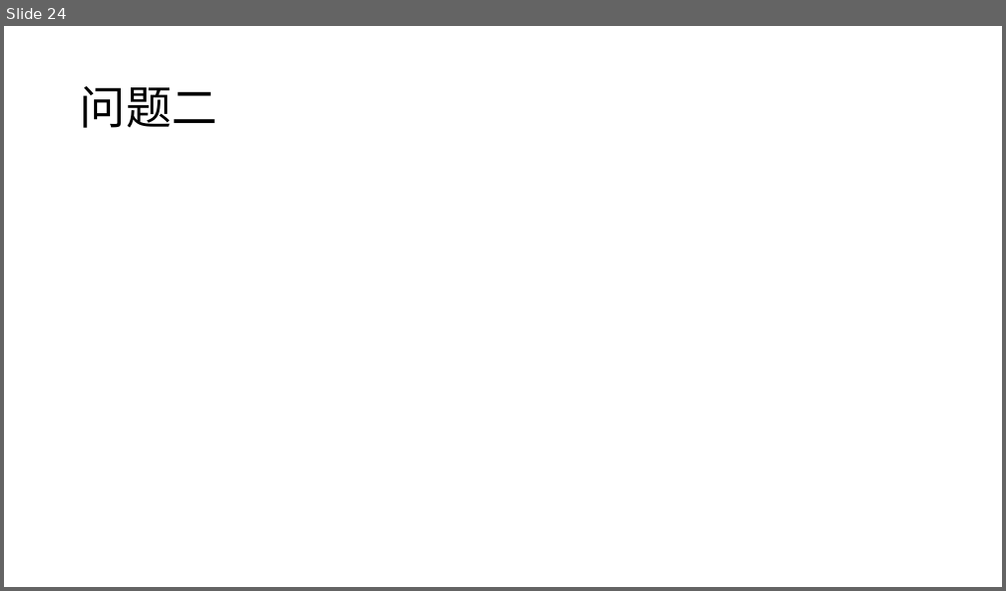
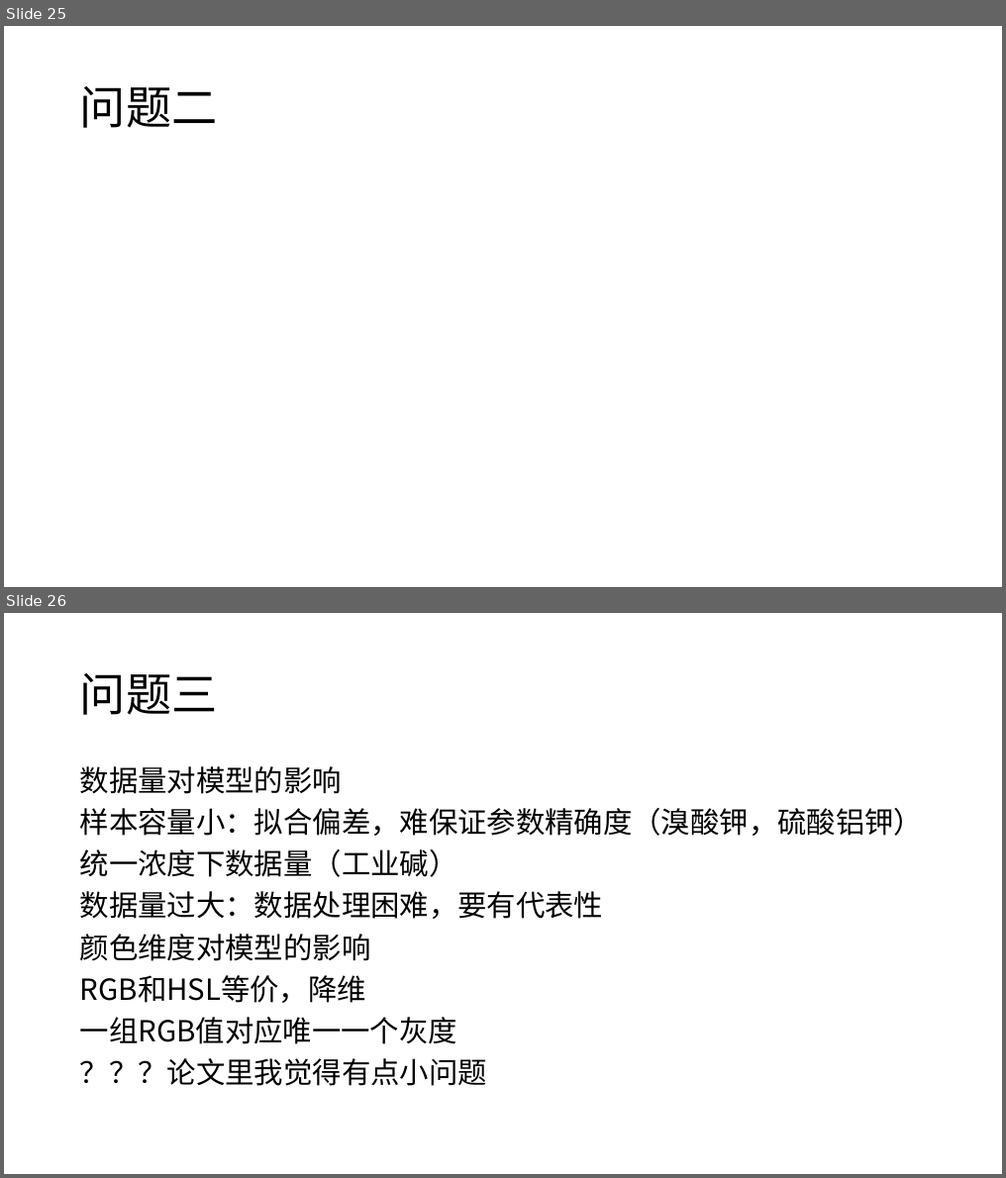
Before and after one commit to yuanjingsong/MCM_Homework, a slide deck: PreG21.pptx. Shown one above the other, each under a label of ours: slide 24 before the commit, slides 25 and 26 after it. The pictures are 1006x591 and 1006x1178 pixels, drawn with LibreOffice and Linux fonts; fonts in the diff are those of the drawing. Boxes give left, top, right and bottom in pixels: in the first picture for what was removed or moved away, otherwise in the second. Text is boxed around its words. In the diff, an @@ line names an element or a change of style, - is before the commit and + after.

```diff
--- a/PreG21.pptx
+++ b/PreG21.pptx
@@ slide 26 added at [4, 613, 1002, 1174], background #FFFFFF @@
@@ title added at [80, 673, 218, 715], 44 pt, text #000000 @@
+问题三
@@ text added at [80, 766, 923, 1086], 28 pt, text #000000 @@
+数据量对模型的影响
+样本容量小：拟合偏差，难保证参数精确度（溴酸钾，硫酸铝钾）
+统一浓度下数据量（工业碱）
+数据量过大：数据处理困难，要有代表性
+颜色维度对模型的影响
+RGB和HSL等价，降维
+一组RGB值对应唯一一个灰度
+？？？论文里我觉得有点小问题
@@ what was slide 24 is now slide 25 @@
```
Also in this commit, not shown: 2 slides changed, 1 other slide added, 24 other files.
